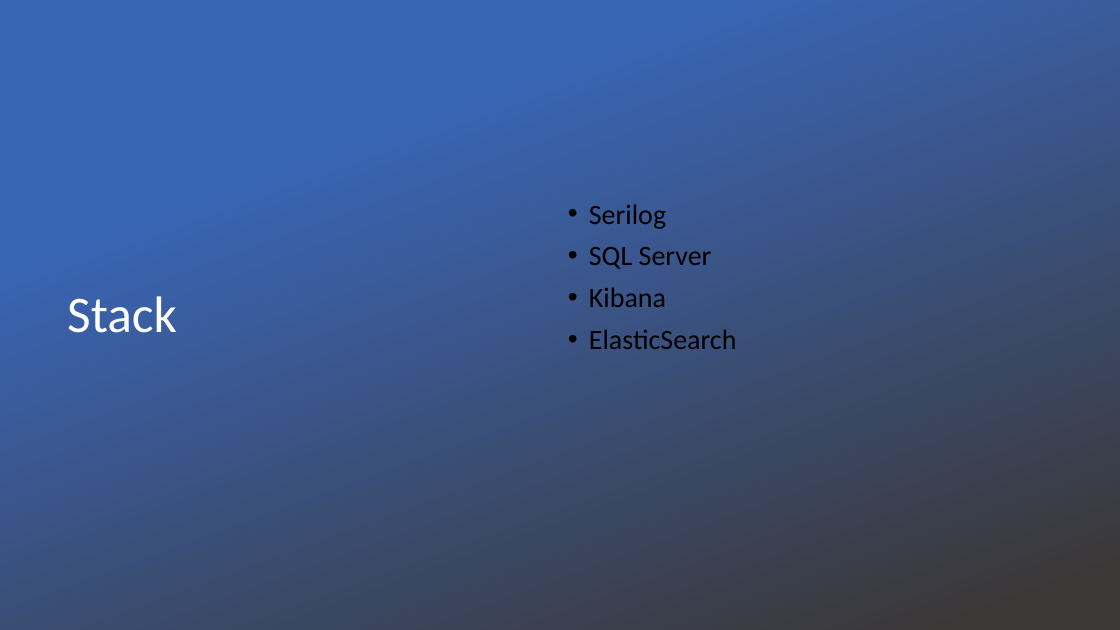
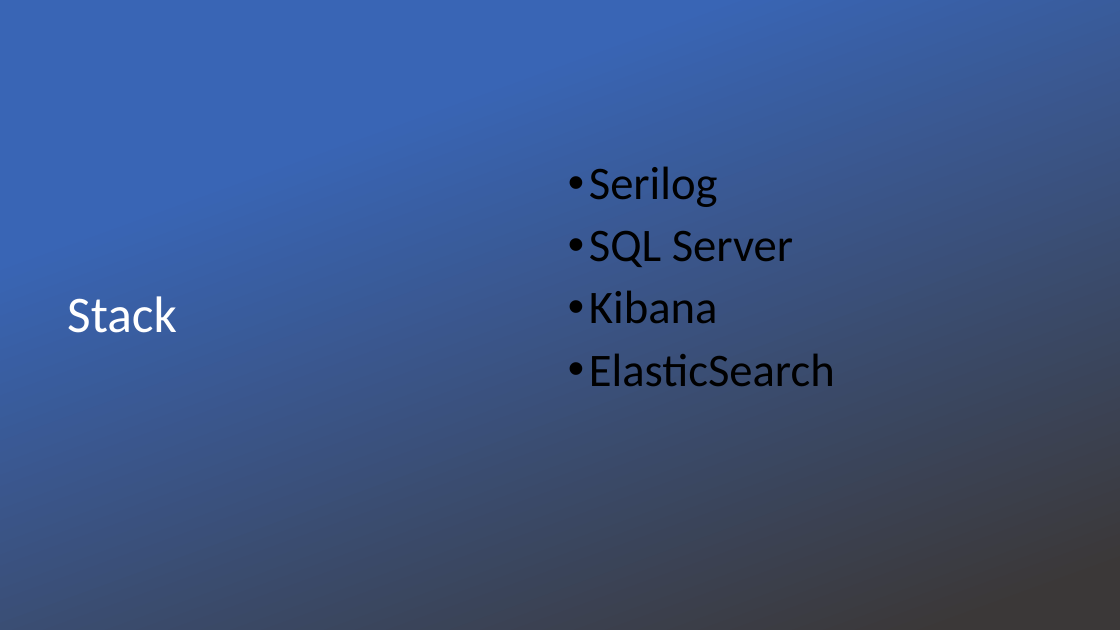
Before and after one commit to Davidfcr/LoggerWorkShop, a slide deck: slide 3 of Logging with Serilog+Elastichsearch+Kibana.pptx. Drawn at 1120x630 pixels with LibreOffice and Linux fonts; fonts in the diff are those of the drawing; background and template pictures are left out. Boxes give left, top, right and bottom in pixels: in the first picture for what was removed or moved away, otherwise in the second. Text is boxed around its words. In the diff, an @@ line names an element or a change of style, - is before the commit and + after.

```diff
--- a/Logging with Serilog+Elastichsearch+Kibana.pptx
+++ b/Logging with Serilog+Elastichsearch+Kibana.pptx
@@ text "Serilog" at <box>589,166,835,386</box>: size 24 to 40 pt @@
```
Also in this commit, not shown: 3 other slides changed, 1 other file.
